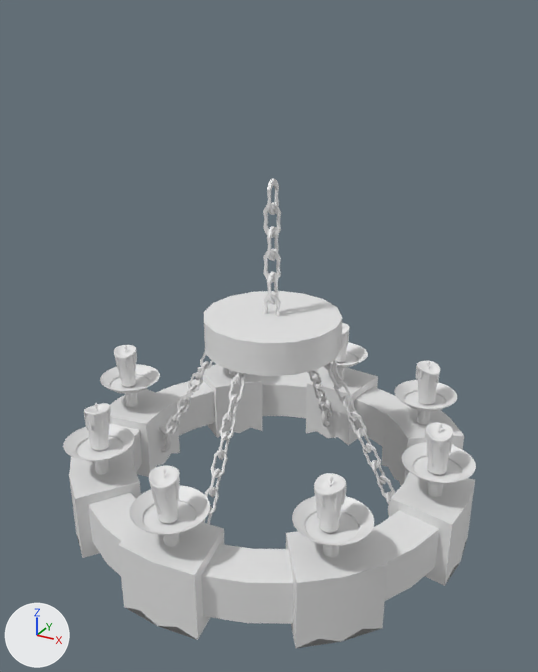
The FBX model Assets/Source_Asset/Chandelier/chandelier.fbx: old version first, new version second.
Before and after are seen from a 50 mm camera at (1.89, -3.48, 2.65) aimed at (0.02, -0.08, 0.96). Every picture has the same lights, and +X, +Y and +Z are marked at lower left. The first picture is the older version. Vertices at exactly the same position are counted once.
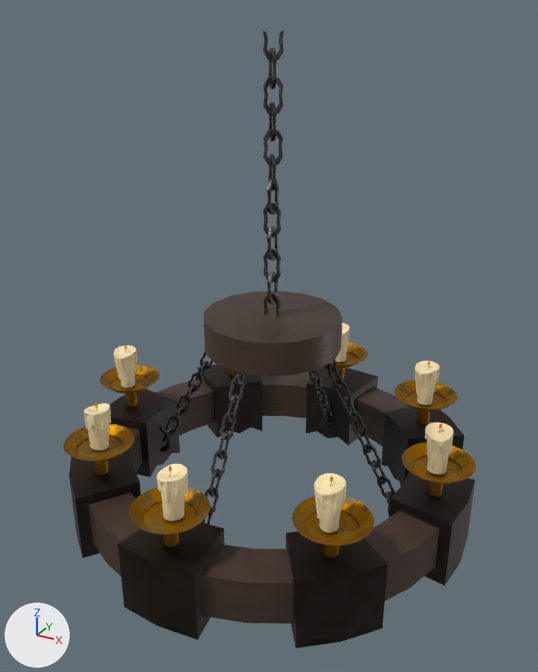
Where the newer file only moved an object's origin or applied its transform, the numbers keep the older frame.

Location of each change, (x1, y1, x2, y2) in pixels of the pictures (538 x 672 px; the box of a moved part takes in the faces that stretch with it):
'Cylinder.017', reshaped (32% taller)
    before: (63, 179, 476, 648)
    after: (63, 30, 476, 648)
part 1 of me_cylinder_021, added
    after: (268, 48, 277, 89)
part 2 of me_cylinder_021, added
    after: (263, 30, 284, 62)
part 3 of me_cylinder_021, added
    after: (268, 102, 276, 141)
part 4 of me_cylinder_021, added
    after: (263, 76, 283, 115)
part 5 of me_cylinder_021, added
    after: (268, 154, 276, 191)
part 6 of me_cylinder_021, added
    after: (263, 129, 283, 166)
part 7 of me_cylinder_021, moved or reshaped
    before: (149, 465, 180, 523)
    after: (157, 464, 188, 521)
part 8 of me_cylinder_021, moved or reshaped
    before: (415, 361, 440, 404)
    after: (415, 361, 440, 405)
part 9 of me_cylinder_021, moved or reshaped
    before: (114, 345, 137, 387)
    after: (114, 345, 137, 388)
part 10 of me_cylinder_021, recoloured (darker)
    both: (63, 179, 476, 648)

Edits to the bpy script that builds the scene:
```text
Add mat_material:
    mat_material = bpy.data.materials.new('Material')
    # uses the picture img_chandelier_defaultmaterial_albedotransparency_png
    # uses the picture img_chandelier_defaultmaterial_metallicsmoothness_png
Change me_cylinder_021:
    remove me_cylinder_021.from_pydata(...)  # 44060 vertices, 55058 faces; spans x -1.28..1.23, y -1.25..1.23, z -0.23..1.83
    add me_cylinder_021.from_pydata(...)  # 44612 vertices, 55598 faces; spans x -1.28..1.23, y -1.25..1.23, z -0.23..2.56
    me_cylinder_021 part 1: the loose piece of 96 vertices spanning x -0.01..0.01, y -0.05..0.05, z 1.63..1.83 is copied, and the copy is multiplied about its middle by the matrix ((-0.74, -0.672, 0.0), (-0.672, 0.74, 0.0), (0.0, 0.0, -1.0)), then moved by (0.0, 0.0, 0.65), in mat_material; it spans x -0.04..0.04, y -0.05..0.04, z 2.28..2.48
    me_cylinder_021 part 2: the loose piece of 70 vertices spanning x -0.05..0.05, y -0.01..0.01, z 1.04..1.18 is copied, and the copy is multiplied about its middle by the matrix ((-0.74, -0.672, 0.0), (-0.672, 0.74, 0.0), (0.0, 0.0, -1.0)), then moved by (0.0, 0.0, 1.37), in mat_material; it spans x -0.04..0.05, y -0.04..0.04, z 2.41..2.56
    me_cylinder_021 part 3: the loose piece of 96 vertices spanning x -0.01..0.01, y -0.05..0.05, z 1.63..1.83 is copied, and the copy is multiplied about its middle by the matrix ((-0.74, -0.672, 0.0), (-0.672, 0.74, 0.0), (0.0, 0.0, -1.0)), then moved by (0.0, 0.0, 0.39), in mat_material; it spans x -0.04..0.04, y -0.05..0.04, z 2.02..2.22
    me_cylinder_021 part 4: the loose piece of 96 vertices spanning x -0.01..0.01, y -0.05..0.05, z 1.63..1.83 is copied, and the copy is multiplied about its middle by the matrix ((0.672, -0.74, 0.0), (-0.74, -0.672, 0.0), (0.0, 0.0, -1.0)), then moved by (0.0, 0.0, 0.52), in mat_material; it spans x -0.04..0.05, y -0.04..0.04, z 2.15..2.35
    me_cylinder_021 part 5: the loose piece of 96 vertices spanning x -0.01..0.01, y -0.05..0.05, z 1.63..1.83 is copied, and the copy is multiplied about its middle by the matrix ((-0.74, -0.672, 0.0), (-0.672, 0.74, 0.0), (0.0, 0.0, -1.0)), then moved by (0.0, 0.0, 0.13), in mat_material; it spans x -0.04..0.04, y -0.05..0.04, z 1.76..1.96
    me_cylinder_021 part 6: the loose piece of 96 vertices spanning x -0.01..0.01, y -0.05..0.05, z 1.63..1.83 is copied, and the copy is multiplied about its middle by the matrix ((0.672, -0.74, 0.0), (-0.74, -0.672, 0.0), (0.0, 0.0, -1.0)), then moved by (0.0, 0.0, 0.26), in mat_material; it spans x -0.04..0.05, y -0.04..0.04, z 1.89..2.09
    me_cylinder_021 part 7: 125 vertices moved within x -0.07..0.06, y -1.1..-0.99, z 0.35..0.59; 3248 vertices removed from x -0.09..0.06, y -1.14..-0.99, z 0.34..0.61; 3248 vertices added at x -0.07..0.08, y -1.1..-0.96, z 0.34..0.62
    me_cylinder_021 part 8: 326 vertices moved within x 0.66..0.8, y 0.63..0.78, z 0.34..0.6; 2600 vertices removed from x 0.66..0.81, y 0.63..0.78, z 0.34..0.6; 2600 vertices added at x 0.65..0.8, y 0.63..0.78, z 0.34..0.6
    me_cylinder_021 part 9: 443 vertices moved within x -1.17..-1.02, y -0.09..0.06, z 0.34..0.6; 2185 vertices removed from x -1.17..-1.02, y -0.1..0.06, z 0.34..0.6; 2185 vertices added at x -1.17..-1.02, y -0.1..0.06, z 0.34..0.59
    me_cylinder_021 part 10: 40144 faces spanning x -1.28..1.23, y -1.25..1.23, z -0.23..1.83 switch from no material to mat_material
    other edits to the shape of me_cylinder_021 do not show in these pictures
```
